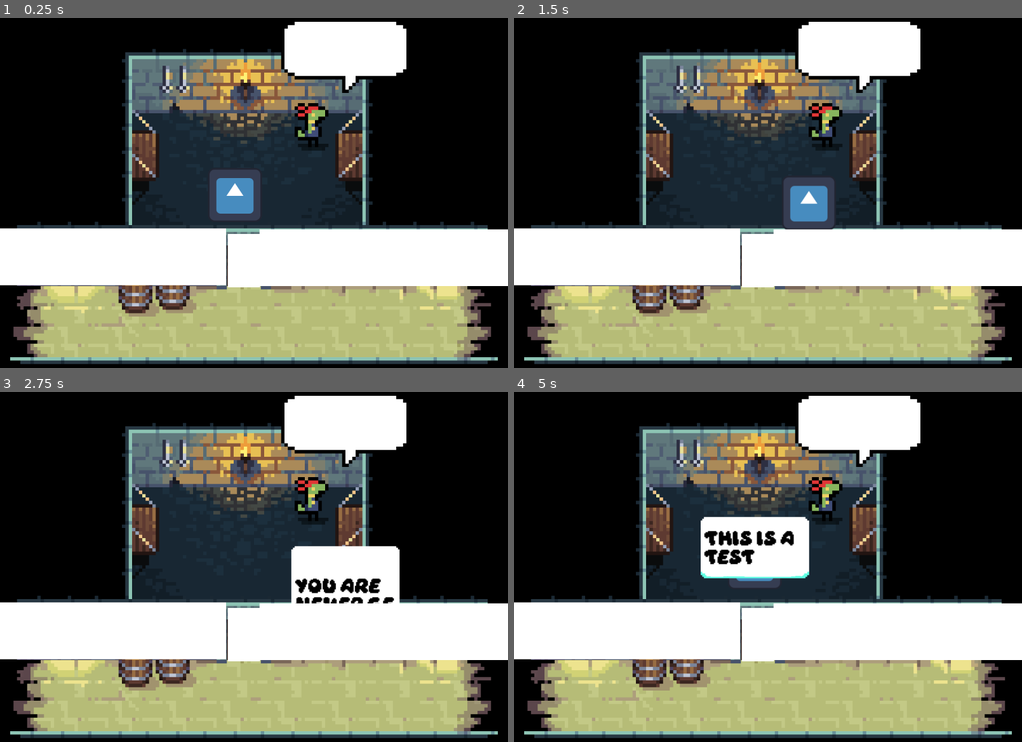
Above: before the commit, frames 1-4 (two rows, left to right).
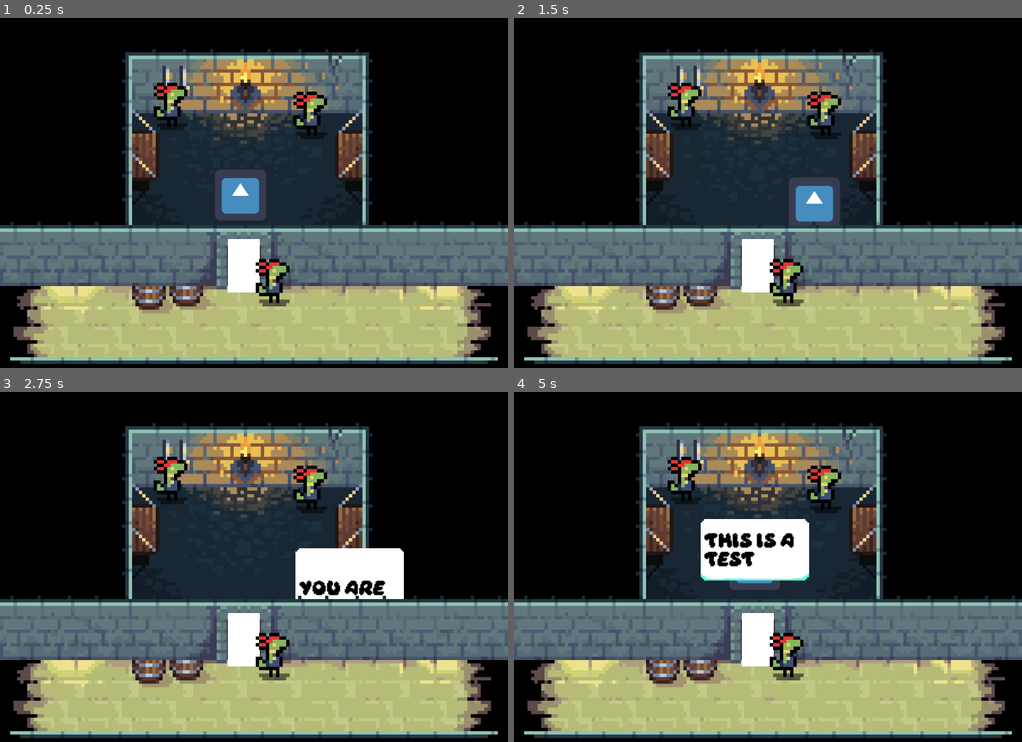
Above: after the commit, the same moments.

Repository: tombuben/gamerpie_gamejam_2025
Game: Godot game, scene res://levels/level_1.tscn
Two runs of this game, one before a commit and one after it. Both use one fixed random seed, a clock stepped at 60 frames per second and the inputs below. The engine's default icon, where the game draws it, is replaced by a stand-in: a white triangle on a blue panel in a dark square.
Inputs:
- Up to frame 1 (0.25 s): no input
- Up to frame 2 (1.5 s): tap Enter at 0.5 s; hold D (right) 0.53-1.28 s; tap B (bubble_switch) at 0.6, 1.35 s; hold S (down) from 1.28 s (still down)
- Up to frame 3 (2.75 s): release S (down) at 2.03 s; hold D (right) from 2.03 s (still down); tap B (bubble_switch) at 2.1 s
- Up to frame 4 (5 s): release D (right) at 2.78 s; hold W (up) 2.78-3.53 s; tap B (bubble_switch) at 2.85, 3.6, 4.35 s; hold A (left) from 3.53 s (still down)

The runs differ from the first frame. In frame 1, 23% of the frame differs, in the area x 0-100%, y 1-98%; in frame 2, 23%; in frame 3, 24%; in frame 4, 24%.
Error in both runs: Invalid access to property or key 'bubble' on a base object of type 'Nil'. (res://scripts/player_character.gd:45)

Commit message:
added assets

Diff:
--- a/levels/level_1.tscn
+++ b/levels/level_1.tscn
@@ -1,26 +1,25 @@
-[gd_scene load_steps=9 format=3 uid="uid://cxjyxcbcxxydo"]
+[gd_scene load_steps=10 format=3 uid="uid://cxjyxcbcxxydo"]
 
+[ext_resource type="Texture2D" uid="uid://b8jqx1thoeery" path="res://assets/level_1/background.png" id="1_7ekwj"]
 [ext_resource type="PackedScene" uid="uid://b81oqoehgfrkh" path="res://player_character.tscn" id="1_q2wdn"]
-[ext_resource type="Texture2D" uid="uid://byntaf3m6vhfi" path="res://assets/sketch_level_1.png" id="1_t1s7n"]
 [ext_resource type="Script" path="res://levels/player_bubble_manager.gd" id="3_ccnok"]
 [ext_resource type="PackedScene" uid="uid://c80xvbx7tdgob" path="res://npc_character.tscn" id="3_tl17o"]
 [ext_resource type="Script" path="res://levels/dialog_bubble.gd" id="4_ise4s"]
 [ext_resource type="PackedScene" uid="uid://do3g3w77pww5q" path="res://door.tscn" id="6_0flo3"]
 [ext_resource type="Script" path="res://levels/bubble_slot.gd" id="6_c67vb"]
+[ext_resource type="Texture2D" uid="uid://4bn4bma2ck8t" path="res://assets/level_1/wall.png" id="8_yaoi7"]
 
 [sub_resource type="RectangleShape2D" id="RectangleShape2D_mmaku"]
-size = Vector2(581.5, 20)
+size = Vector2(564.375, 20)
 
 [node name="Level1" type="Node2D"]
 y_sort_enabled = true
 
 [node name="SketchLevel1" type="Sprite2D" parent="."]
 texture_filter = 1
-position = Vector2(600, 0)
-scale = Vector2(2, 2)
-texture = ExtResource("1_t1s7n")
+scale = Vector2(8, 8)
+texture = ExtResource("1_7ekwj")
 centered = false
-offset = Vector2(-300, 0)
 
 [node name="StaticBody2D" type="StaticBody2D" parent="."]
 position = Vector2(595, 424)
@@ -30,7 +29,7 @@
 polygon = PackedVector2Array(-1905.71, 785.714, -817.143, 765.714, -817.143, -405.714, 771.429, -400, 751.429, 745.714, 1780, 754.286, 1868.57, -1351.43, -1868.57, -1314.29)
 
 [node name="PlayerCharacter" parent="." instance=ExtResource("1_q2wdn")]
-position = Vector2(555, 543)
+position = Vector2(568, 543)
 friction = 0.2
 
 [node name="PlayerBubbleSlot" type="Node2D" parent="PlayerCharacter"]
@@ -41,7 +40,7 @@
 checkValue = ""
 
 [node name="NpcCharacter" parent="." instance=ExtResource("3_tl17o")]
-position = Vector2(382, 370)
+position = Vector2(403, 320)
 
 [node name="BubbleSlot" type="Node2D" parent="NpcCharacter"]
 script = ExtResource("6_c67vb")
@@ -72,27 +71,24 @@
 lines = Array[String](["You are never getting out of here!"])
 
 [node name="Door" parent="." instance=ExtResource("6_0flo3")]
+position = Vector2(579, 707)
 
 [node name="Wall" type="Node2D" parent="."]
-position = Vector2(61, 694)
+position = Vector2(0, 700)
 
-[node name="ColorRect" type="ColorRect" parent="Wall"]
-offset_left = -64.0
-offset_top = -134.0
-offset_right = 473.0
-
-[node name="ColorRect2" type="ColorRect" parent="Wall"]
-offset_left = 552.0
-offset_top = -132.0
-offset_right = 1140.0
-offset_bottom = 2.0
+[node name="Wall2" type="Sprite2D" parent="Wall"]
+texture_filter = 1
+position = Vector2(0, -700)
+scale = Vector2(8, 8)
+texture = ExtResource("8_yaoi7")
+centered = false
 
 [node name="StaticBody2D" type="StaticBody2D" parent="Wall"]
 
 [node name="CollisionShape2D" type="CollisionShape2D" parent="Wall/StaticBody2D"]
-position = Vector2(208.5, 0)
+position = Vector2(229.812, 0)
 shape = SubResource("RectangleShape2D_mmaku")
 
 [node name="CollisionShape2D2" type="CollisionShape2D" parent="Wall/StaticBody2D"]
-position = Vector2(858.25, 0)
+position = Vector2(907, -1)
 shape = SubResource("RectangleShape2D_mmaku")
--- a/npc_character.tscn
+++ b/npc_character.tscn
@@ -1,6 +1,7 @@
-[gd_scene load_steps=4 format=3 uid="uid://c80xvbx7tdgob"]
+[gd_scene load_steps=5 format=3 uid="uid://c80xvbx7tdgob"]
 
 [ext_resource type="Script" path="res://npc_character.gd" id="1_upnba"]
+[ext_resource type="Texture2D" uid="uid://d0pc3b87ak6an" path="res://assets/characters/lizzy/lizzy_idle.png" id="2_jw5dr"]
 
 [sub_resource type="CircleShape2D" id="CircleShape2D_um8bn"]
 radius = 105.475
@@ -23,5 +24,11 @@
 [node name="CollisionShape2D" type="CollisionShape2D" parent="StaticBody2D"]
 shape = SubResource("CircleShape2D_v3qrx")
 
+[node name="LizzyIdle" type="Sprite2D" parent="."]
+texture_filter = 1
+position = Vector2(0, -48)
+scale = Vector2(8, 8)
+texture = ExtResource("2_jw5dr")
+
 [connection signal="body_entered" from="Area2D" to="." method="_on_area_2d_body_entered"]
 [connection signal="body_exited" from="Area2D" to="." method="_on_area_2d_body_exited"]
Binary file added: assets/characters/lizzy/lizzy_idle.png
Not shown, added: assets/characters/lizzy/lizzy_idle.png.import
Binary file added: assets/level_1/background.png
Not shown, added: assets/level_1/background.png.import
Binary file added: assets/level_1/wall.png
Not shown, added: assets/level_1/wall.png.import
